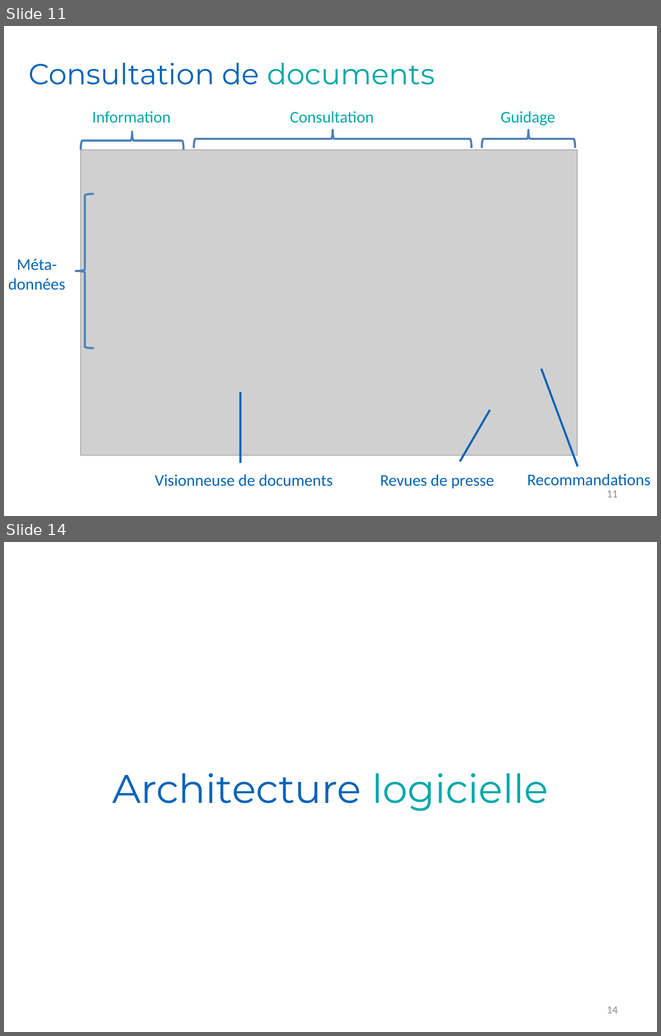
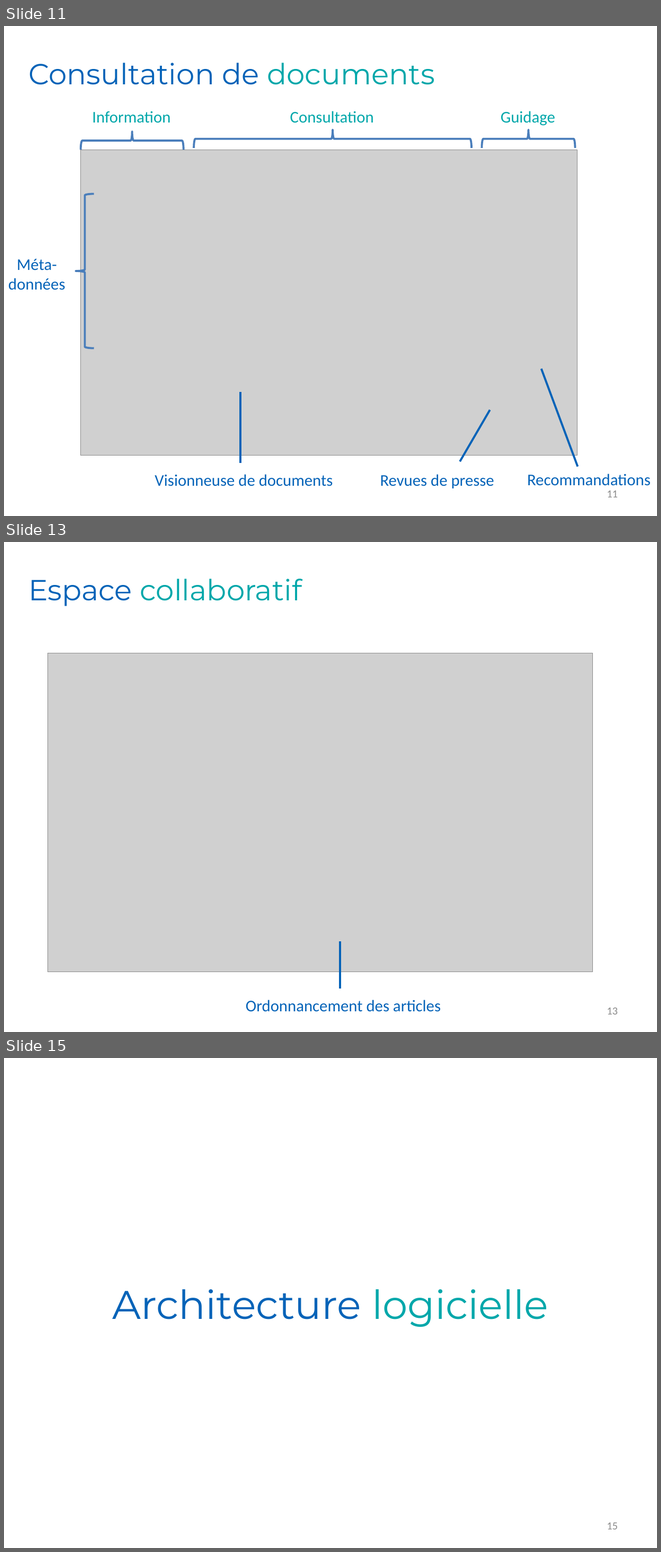
Before and after one commit to Romcol/Gutemberg-rapports, a slide deck: defense/1_project/powerpoint.pptx. Shown one above the other, each under a label of ours: slides 11 and 14 before the commit, slides 11, 13 and 15 after it; the slides between them are not shown. The pictures are 661x1036 and 661x1552 pixels, drawn with LibreOffice and Linux fonts; fonts in the diff are those of the drawing; grey boxes stand for pictures; background and template pictures are left out. Boxes give left, top, right and bottom in pixels: in the first picture for what was removed or moved away, otherwise in the second. Text is boxed around its words. In the diff, an @@ line names an element or a change of style, - is before the commit and + after.

```diff
--- a/defense/1_project/powerpoint.pptx
+++ b/defense/1_project/powerpoint.pptx
@@ slide 13 added at box(4, 542, 657, 1032), background picture (left out) @@
@@ text added at box(28, 579, 301, 606), 32 pt, text #00A7AA @@
+Espace collaboratif
@@ picture added at box(48, 653, 593, 972) @@
@@ line added from (339, 941) to (339, 989), #0563B8 2.25 pt @@
@@ text added at box(246, 999, 441, 1012), 18 pt, text #0563B8 @@
+Ordonnancement des articles
@@ page number added at box(607, 1007, 618, 1014), 12 pt, text #8C8C8C @@
+13
@@ what was slide 14 is now slide 15 @@
@@ page number at box(607, 1522, 618, 1529): text changed @@
-14
+15
```
Also in this commit, not shown: 8 slides changed, 6 other slides added, 3 slides removed.
